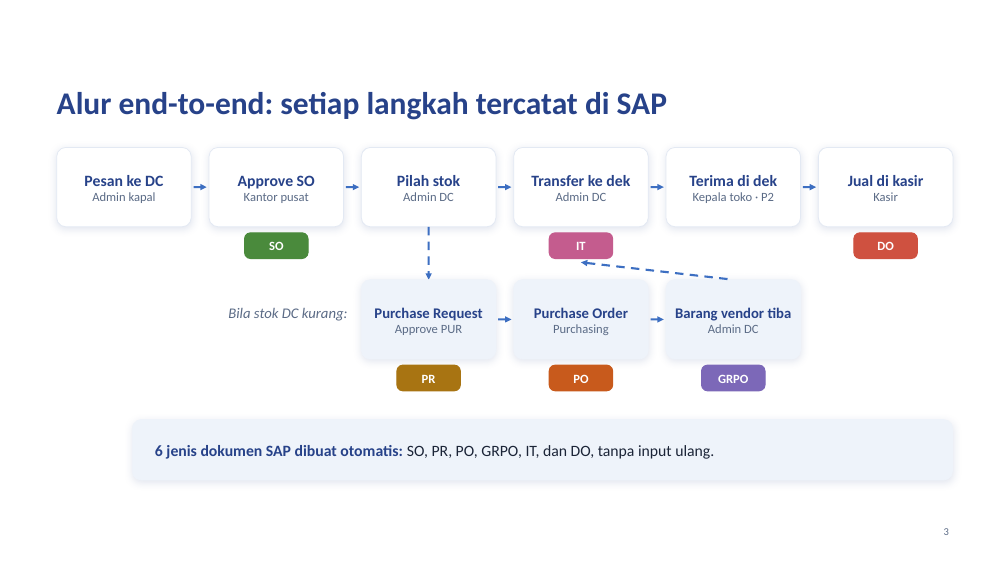
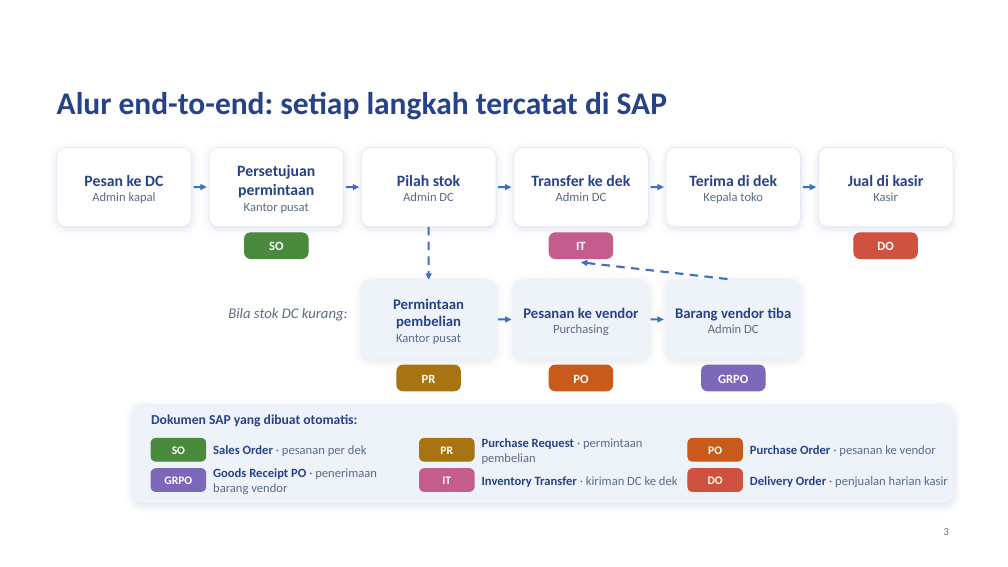
Before and after one commit to alfiandarmawan35/claude, a slide deck: slide 3 of docs/PID_POS_Paparan_Direksi_Template.pptx. Drawn at 1008x567 pixels with LibreOffice and Linux fonts; fonts in the diff are those of the drawing; background and template pictures are left out. Boxes give left, top, right and bottom in pixels: in the first picture for what was removed or moved away, otherwise in the second. Text is boxed around its words. In the diff, an @@ line names an element or a change of style, - is before the commit and + after.

```diff
--- a/docs/PID_POS_Paparan_Direksi_Template.pptx
+++ b/docs/PID_POS_Paparan_Direksi_Template.pptx
@@ text at (x1=237, y1=165, x2=315, y2=198): text changed @@
-Approve SO
+Persetujuan permintaan
@@ text at (x1=703, y1=192, x2=763, y2=203): text changed @@
-Kepala toko · P2
+Kepala toko
@@ text at (x1=393, y1=299, x2=464, y2=344): text changed @@
-Purchase Request
-Approve PUR
+Permintaan pembelian
+Kantor pusat
@@ text at (x1=523, y1=307, x2=638, y2=318): text changed @@
-Purchase Order
+Pesanan ke vendor
@@ rounded rectangle resized from (x1=132, y1=420, x2=953, y2=480) to (x1=132, y1=405, x2=953, y2=503) @@
@@ rounded rectangle at (x1=132, y1=405, x2=953, y2=503): proportions changed @@
@@ text at (x1=151, y1=414, x2=357, y2=427): text changed; size 15 to 13 pt; text colour #1B2437 to #274289; bold on @@
-6 jenis dokumen SAP dibuat otomatis: SO, PR, PO, GRPO, IT, dan DO, tanpa input ulang.
+Dokumen SAP yang dibuat otomatis:
@@ text "Dokumen SAP yang dibuat otomatis:" at (x1=151, y1=414, x2=357, y2=427): vertical alignment middle to top @@
@@ rounded rectangle added at (x1=151, y1=439, x2=206, y2=461), fill #4A8A3C, outline #4A8A3C 1 pt @@
@@ text added at (x1=172, y1=446, x2=185, y2=454), 11 pt, text #FFFFFF, bold @@
+SO
@@ text added at (x1=213, y1=445, x2=367, y2=456), 12 pt, text #5B6B86 @@
+Sales Order · pesanan per dek
@@ rounded rectangle added at (x1=420, y1=439, x2=474, y2=461), fill #A87412, outline #A87412 1 pt @@
@@ text added at (x1=440, y1=446, x2=453, y2=454), 11 pt, text #FFFFFF, bold @@
+PR
@@ text added at (x1=482, y1=438, x2=642, y2=464), 12 pt, text #5B6B86 @@
+Purchase Request · permintaan pembelian
@@ rounded rectangle added at (x1=688, y1=439, x2=743, y2=461), fill #C85A1C, outline #C85A1C 1 pt @@
@@ text added at (x1=708, y1=446, x2=722, y2=454), 11 pt, text #FFFFFF, bold @@
+PO
@@ text added at (x1=750, y1=445, x2=936, y2=456), 12 pt, text #5B6B86 @@
+Purchase Order · pesanan ke vendor
@@ rounded rectangle added at (x1=151, y1=469, x2=206, y2=492), fill #7C68B8, outline #7C68B8 1 pt @@
@@ text added at (x1=164, y1=476, x2=192, y2=484), 11 pt, text #FFFFFF, bold @@
+GRPO
@@ text added at (x1=213, y1=468, x2=377, y2=494), 12 pt, text #5B6B86 @@
+Goods Receipt PO · penerimaan barang vendor
@@ rounded rectangle added at (x1=420, y1=469, x2=474, y2=492), fill #C45C8E, outline #C45C8E 1 pt @@
@@ text added at (x1=442, y1=476, x2=451, y2=484), 11 pt, text #FFFFFF, bold @@
+IT
@@ text added at (x1=482, y1=476, x2=678, y2=487), 12 pt, text #274289, bold @@
+Inventory Transfer · kiriman DC ke dek
@@ rounded rectangle added at (x1=688, y1=469, x2=743, y2=492), fill #CF5140, outline #CF5140 1 pt @@
@@ text added at (x1=708, y1=476, x2=723, y2=484), 11 pt, text #FFFFFF, bold @@
+DO
@@ text added at (x1=750, y1=476, x2=948, y2=487), 12 pt, text #5B6B86 @@
+Delivery Order · penjualan harian kasir
```
Also in this commit, not shown: 4 other slides changed, 1 other file.
